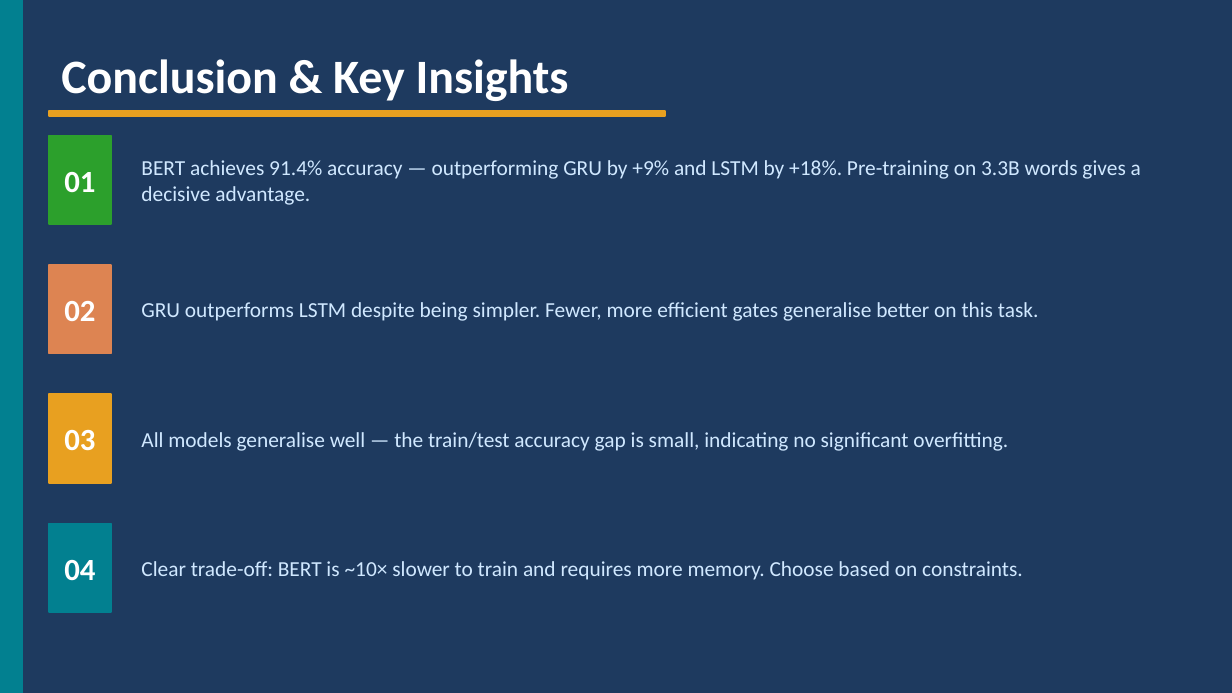
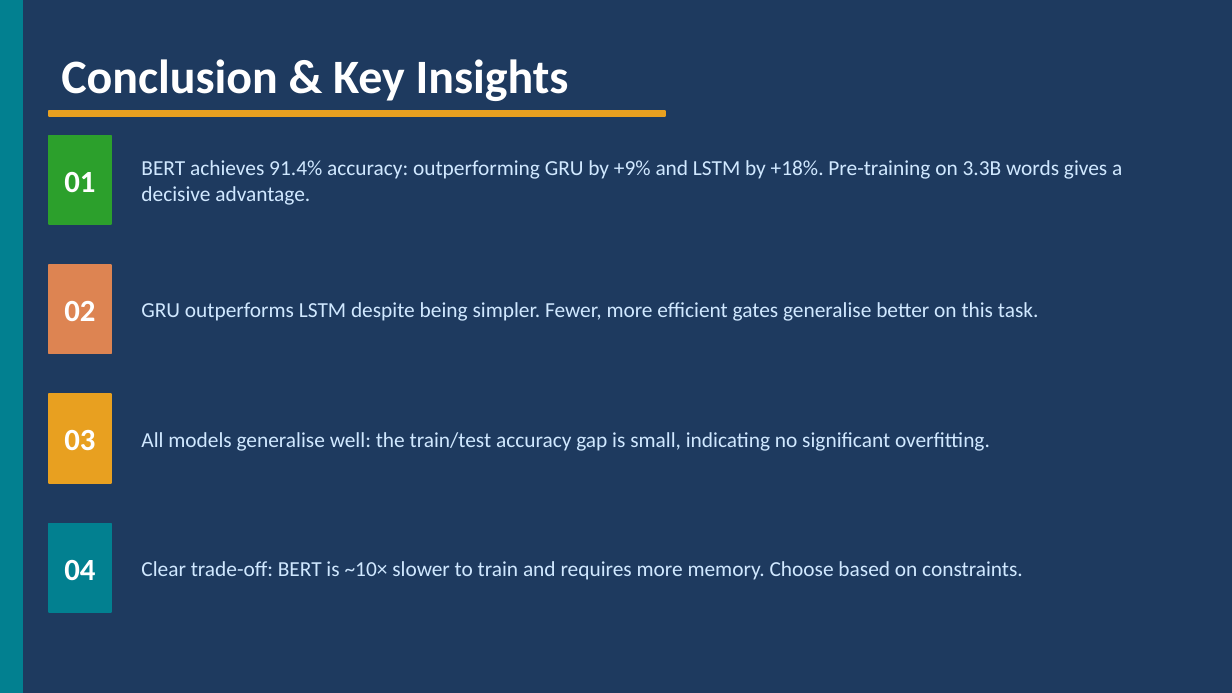
Before and after one commit to DanielW-1/Sentiment-Analysis, a slide deck: slide 9 of report/Sentiment_Analysis_Presentation.pptx. Drawn at 1232x693 pixels with LibreOffice and Linux fonts; fonts in the diff are those of the drawing. Boxes give left, top, right and bottom in pixels: in the first picture for what was removed or moved away, otherwise in the second. Text is boxed around its words. In the diff, an @@ line names an element or a change of style, - is before the commit and + after.

```diff
--- a/report/Sentiment_Analysis_Presentation.pptx
+++ b/report/Sentiment_Analysis_Presentation.pptx
@@ text at (141, 160, 1122, 205): text changed @@
-BERT achieves 91.4% accuracy — outperforming GRU by +9% and LSTM by +18%. Pre-training on 3.3B words gives a decisive advantage.
+BERT achieves 91.4% accuracy: outperforming GRU by +9% and LSTM by +18%. Pre-training on 3.3B words gives a decisive advantage.
@@ text at (141, 432, 990, 451): text changed @@
-All models generalise well — the train/test accuracy gap is small, indicating no significant overfitting.
+All models generalise well: the train/test accuracy gap is small, indicating no significant overfitting.
```
Also in this commit, not shown: 5 other slides changed.
